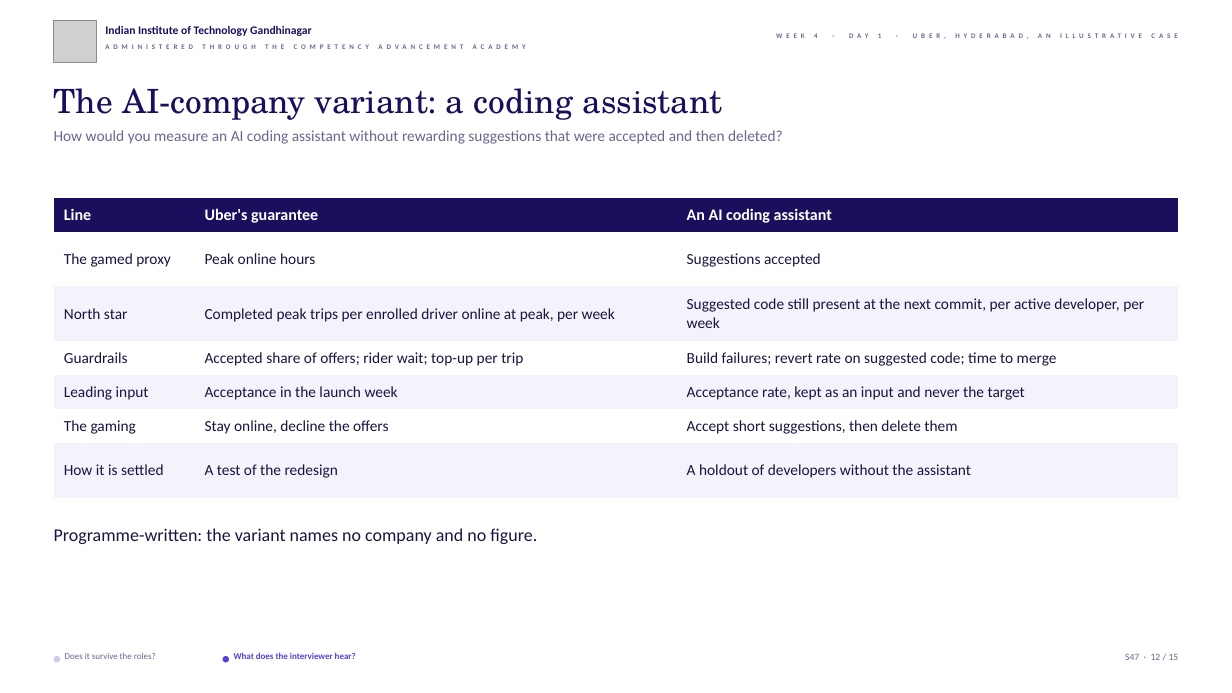
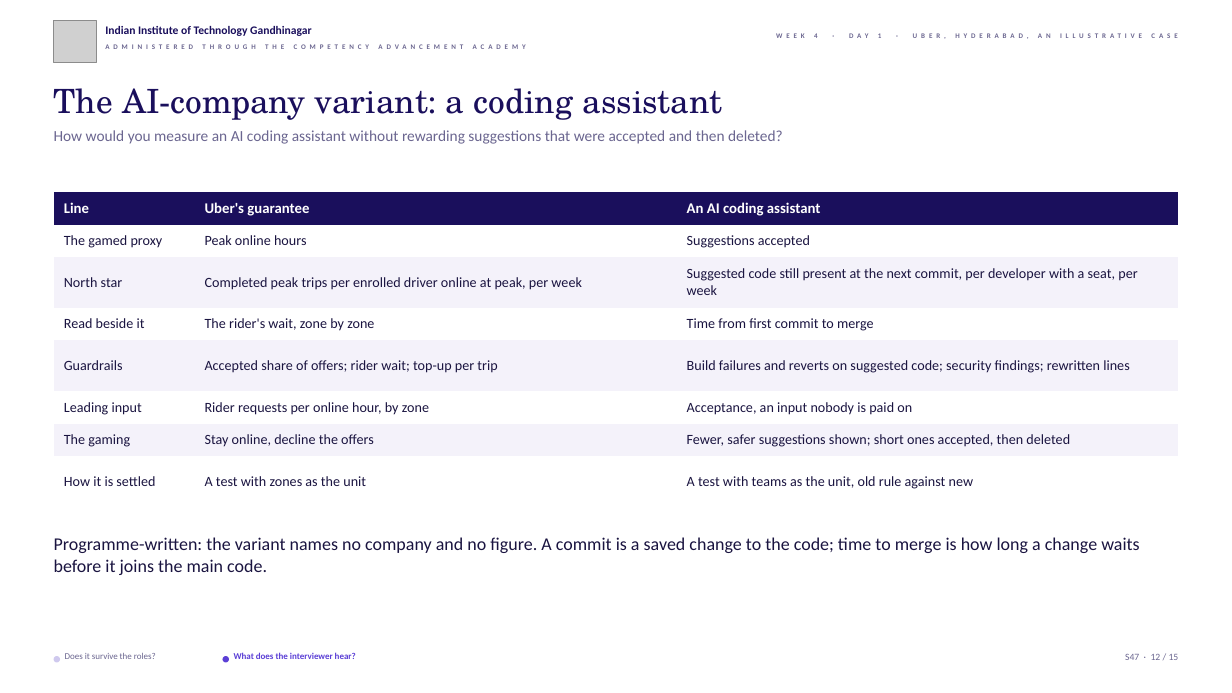
Before and after one commit to fde-academy-lab/c2-content-factory, a slide deck: slide 12 of content/W04/D1/slides/C2_W04_D01_half2_STUDENT.pptx. Drawn at 1232x693 pixels with LibreOffice and Linux fonts; fonts in the diff are those of the drawing; grey boxes stand for pictures; background and template pictures are left out. Boxes give left, top, right and bottom in pixels: in the first picture for what was removed or moved away, otherwise in the second. Text is boxed around its words. In the diff, an @@ line names an element or a change of style, - is before the commit and + after.

```diff
--- a/content/W04/D1/slides/C2_W04_D01_half2_STUDENT.pptx
+++ b/content/W04/D1/slides/C2_W04_D01_half2_STUDENT.pptx
@@ table at [54, 192, 1178, 507] @@
-row 3: North star | Completed peak trips per enrolled driver online at peak, per week | Suggested code still present at the next commit, per active developer, per week
-row 4: Guardrails | Accepted share of offers; rider wait; top-up per trip | Build failures; revert rate on suggested code; time to merge
-row 5: Leading input | Acceptance in the launch week | Acceptance rate, kept as an input and never the target
-row 6: The gaming | Stay online, decline the offers | Accept short suggestions, then delete them
-row 7: How it is settled | A test of the redesign | A holdout of developers without the assistant
+row 3: North star | Completed peak trips per enrolled driver online at peak, per week | Suggested code still present at the next commit, per developer with a seat, per week
+row 4: Read beside it | The rider's wait, zone by zone | Time from first commit to merge
+row 5: Guardrails | Accepted share of offers; rider wait; top-up per trip | Build failures and reverts on suggested code; security findings; rewritten lines
+row 6: Leading input | Rider requests per online hour, by zone | Acceptance, an input nobody is paid on
+row 7: The gaming | Stay online, decline the offers | Fewer, safer suggestions shown; short ones accepted, then deleted
+row 8: How it is settled | A test with zones as the unit | A test with teams as the unit, old rule against new
@@ table: place and size @@
-table at [54, 198, 1178, 498]
+table at [54, 192, 1178, 507]
@@ text at [54, 537, 1139, 575]: text changed @@
-Programme-written: the variant names no company and no figure.
+Programme-written: the variant names no company and no figure. A commit is a saved change to the code; time to merge is how long a change waits before it joins the main code.
```
Also in this commit, not shown: 10 other slides changed, 8 other files.
